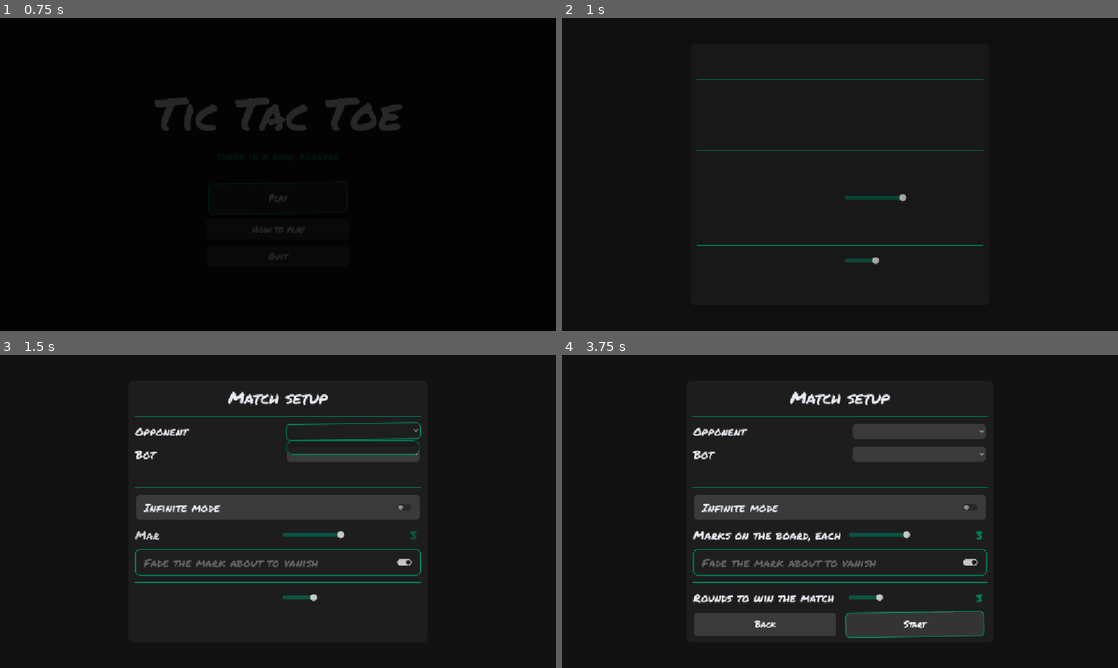
Above: before the commit, frames 1-4 (two rows, left to right).
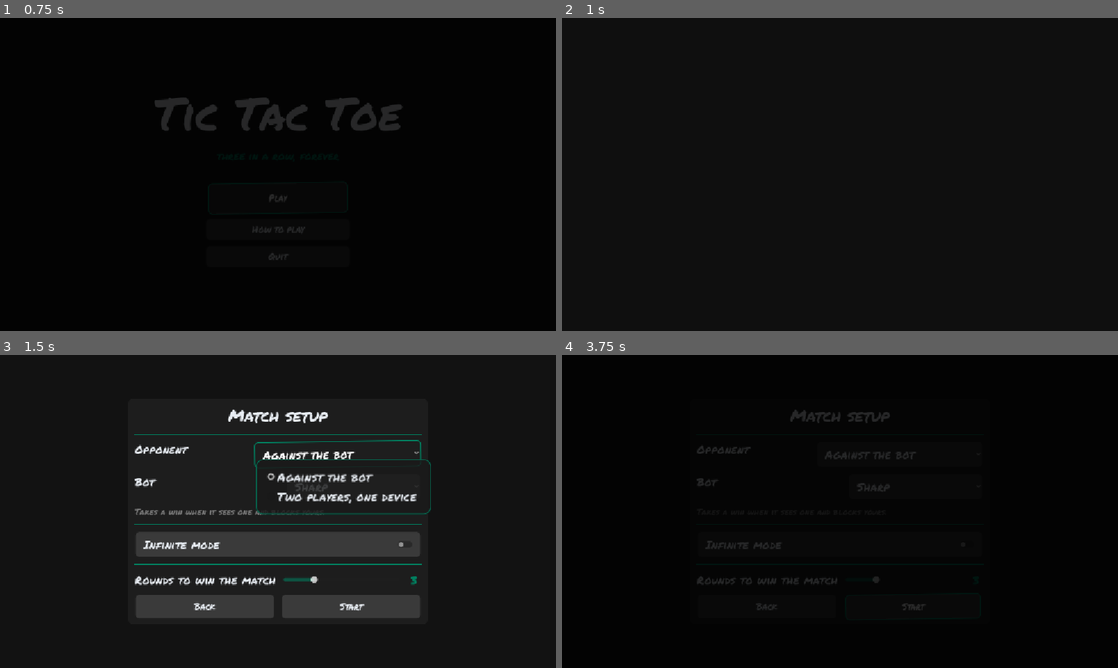
Above: after the commit, the same moments.

Repository: alan-pv/tic-tac-toe
Game: Godot game, scene res://scenes/main_menu/main_menu.tscn
Two runs of this game, one before a commit and one after it. Both use one fixed random seed, a clock stepped at 60 frames per second and the inputs below.
Inputs (mouse positions are in pixels of both pictures, inside the frame that each line leads up to; where the layout moved, square brackets give the same spot in the first picture):
- Up to frame 1 (0.75 s): click "Play" at 0.5 s
- Up to frame 2 (1 s): no input
- Up to frame 3 (1.5 s): click (344, 448) [355, 430] at 1.25 s
- Up to frame 4 (3.75 s): click (901, 455) [917, 430] at 2 s; click (901, 455) [917, 430] at 2.75 s; click "Start" at 3.5 s

Frame 1 is identical in both runs. In frame 2, 0.7% of the frame differs, in the area x 24-76%, y 19-79%; in frame 3, 16%; in frame 4, 22%, in the area x 22-78%, y 8-92%.
Error before the commit: Parse Error: Assigned value for constant "DIFFICULTY_PATHS" isn't a constant expression. (res://scenes/setup/setup_screen.gd:11)

Commit message:
Fix the constant expression error in the setup screen
PackedStringArray([...]) is a constructor call, and a const has to be a
constant expression, so the parser refused DIFFICULTY_PATHS. A plain
array literal is fine. Dropped the same annotation from the test suite
list before it bit there too, and wrote the trap into WORKING-METHOD.md.

The document also picks up what this session settled: the four portable
autoloads and the theme that now travel between projects, the palette,
the questions worth asking before writing anything, and that the
repository is personal.

Diff:
--- a/scenes/setup/setup_screen.gd
+++ b/scenes/setup/setup_screen.gd
@@ -8,11 +8,13 @@
 
 ## The bot difficulties, as data. Drop another .tres in resources/difficulties/
 ## and add it here; no other file needs to change.
-const DIFFICULTY_PATHS: PackedStringArray = PackedStringArray([
+## A plain array literal, not PackedStringArray([...]): a const has to be a
+## constant expression, and calling a constructor is not one.
+const DIFFICULTY_PATHS := [
 	"res://resources/difficulties/casual.tres",
 	"res://resources/difficulties/sharp.tres",
 	"res://resources/difficulties/flawless.tres",
-])
+]
 
 @onready var _opponent_option: OptionButton = %OpponentOption
 @onready var _difficulty_row: Control = %DifficultyRow
@@ -61,7 +63,7 @@
 func _load_difficulties() -> void:
 	_difficulties.clear()
 	_difficulty_option.clear()
-	for path in DIFFICULTY_PATHS:
+	for path: String in DIFFICULTY_PATHS:
 		var preset := load(path) as DifficultyPreset
 		if preset == null:
 			push_error("Could not load the difficulty at %s" % path)
--- a/tests/test_runner.gd
+++ b/tests/test_runner.gd
@@ -8,7 +8,7 @@
 ##   - godot --headless --script res://tests/run_tests.gd
 
 
-const SUITES: Array[Script] = [
+const SUITES := [
 	preload("res://tests/test_mark.gd"),
 	preload("res://tests/test_board_state.gd"),
 	preload("res://tests/test_game_rules.gd"),
@@ -24,7 +24,7 @@
 	print("")
 	print("---------------- tests ----------------")
 
-	for suite_script in SUITES:
+	for suite_script: Script in SUITES:
 		var suite: MiniTest = suite_script.new()
 		var suite_name: String = suite_script.resource_path.get_file().get_basename()
 		var failures := suite.run()
Not shown, added: autoloads/audio_manager.gd.uid
Not shown, added: autoloads/game_settings.gd.uid
Not shown, added: autoloads/scene_switcher.gd.uid
Not shown, added: autoloads/ui_intro.gd.uid
Not shown, added: autoloads/ui_sounds.gd.uid
Not shown, added: core/board_state.gd.uid
Not shown, added: core/difficulty_preset.gd.uid
Not shown, added: core/game_config.gd.uid
Not shown, added: core/game_rules.gd.uid
Not shown, added: core/game_state.gd.uid
Not shown, added: core/mark.gd.uid
Not shown, added: core/move_result.gd.uid
(and 22 more such lines)
